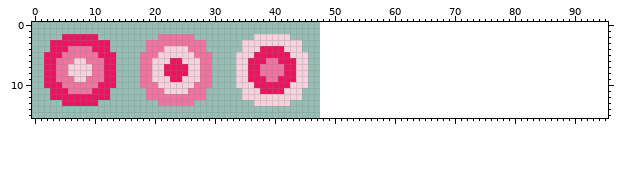
A sprite sheet gets an edit: assets/images/orb.png. The picture above was drawn from the file before the commit.
The file is 48x16 pixels. The old version is drawn lined up with the new one, on the new canvas.
Once edited:
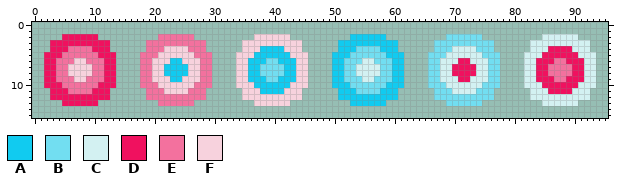
Palette (. is transparent): A #11cbf0  B #72def1  C #d3f1f2  D #f0115f  E #f3719e  F #f7d2dd
The author wrote: added blue flashes to orb
Changes in this commit:
canvas 48x16 -> 96x16
@@ x 0..95 @@
  1 ................................................................................................
- 2 .....DDDDDD..........EEEEEE..........FFFFFF.....................................................
- 3 ...DDDDDDDDDD......EEEEEEEEEE......FFFFFFFFFF...................................................
- 4 ...DDDEEEEDDD......EEEFFFFEEE......FFFDDDDFFF...................................................
- 5 ..DDDEEEEEEDDD....EEEFFFFFFEEE....FFFDDDDDDFFF..................................................
- 6 ..DDEEEFFEEEDD....EEFFFDDFFFEE....FFDDDEEDDDFF..................................................
- 7 ..DDEEFFFFEEDD....EEFFDDDDFFEE....FFDDEEEEDDFF..................................................
- 8 ..DDEEFFFFEEDD....EEFFDDDDFFEE....FFDDEEEEDDFF..................................................
- 9 ..DDEEEFFEEEDD....EEFFFDDFFFEE....FFDDDEEDDDFF..................................................
-10 ..DDDEEEEEEDDD....EEEFFFFFFEEE....FFFDDDDDDFFF..................................................
-11 ...DDDEEEEDDD......EEEFFFFEEE......FFFDDDDFFF...................................................
-12 ...DDDDDDDDDD......EEEEEEEEEE......FFFFFFFFFF...................................................
-13 .....DDDDDD..........EEEEEE..........FFFFFF.....................................................
+ 2 .....DDDDDD..........EEEEEE..........FFFFFF..........AAAAAA..........BBBBBB..........CCCCCC.....
+ 3 ...DDDDDDDDDD......EEEEEEEEEE......FFFFFFFFFF......AAAAAAAAAA......BBBBBBBBBB......CCCCCCCCCC...
+ 4 ...DDDEEEEDDD......EEEFFFFEEE......FFFAAAAFFF......AAABBBBAAA......BBBCCCCBBB......CCCDDDDCCC...
+ 5 ..DDDEEEEEEDDD....EEEFFFFFFEEE....FFFAAAAAAFFF....AAABBBBBBAAA....BBBCCCCCCBBB....CCCDDDDDDCCC..
+ 6 ..DDEEEFFEEEDD....EEFFFAAFFFEE....FFAAABBAAAFF....AABBBCCBBBAA....BBCCCDDCCCBB....CCDDDEEDDDCC..
+ 7 ..DDEEFFFFEEDD....EEFFAAAAFFEE....FFAABBBBAAFF....AABBCCCCBBAA....BBCCDDDDCCBB....CCDDEEEEDDCC..
+ 8 ..DDEEFFFFEEDD....EEFFAAAAFFEE....FFAABBBBAAFF....AABBCCCCBBAA....BBCCDDDDCCBB....CCDDEEEEDDCC..
+ 9 ..DDEEEFFEEEDD....EEFFFAAFFFEE....FFAAABBAAAFF....AABBBCCBBBAA....BBCCCDDCCCBB....CCDDDEEDDDCC..
+10 ..DDDEEEEEEDDD....EEEFFFFFFEEE....FFFAAAAAAFFF....AAABBBBBBAAA....BBBCCCCCCBBB....CCCDDDDDDCCC..
+11 ...DDDEEEEDDD......EEEFFFFEEE......FFFAAAAFFF......AAABBBBAAA......BBBCCCCBBB......CCCDDDDCCC...
+12 ...DDDDDDDDDD......EEEEEEEEEE......FFFFFFFFFF......AAAAAAAAAA......BBBBBBBBBB......CCCCCCCCCC...
+13 .....DDDDDD..........EEEEEE..........FFFFFF..........AAAAAA..........BBBBBB..........CCCCCC.....
 14 ................................................................................................
Pixel boxes of the changes (left, top, right, bottom) in both pictures:
added: (332, 34, 404, 106)
added: (428, 34, 500, 106)
added: (524, 34, 596, 106)
changed: (248, 46, 296, 94)
changed: (164, 58, 188, 82)
